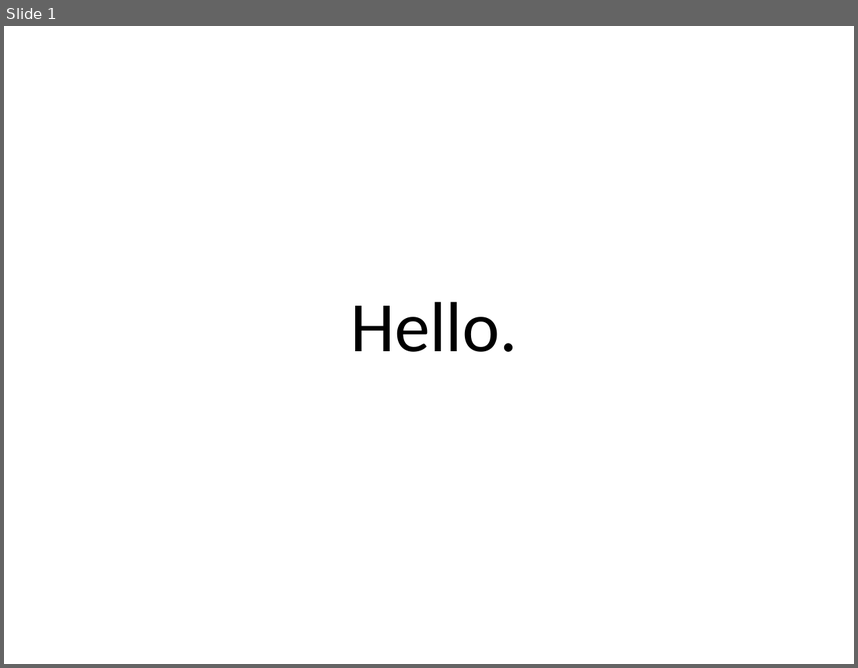
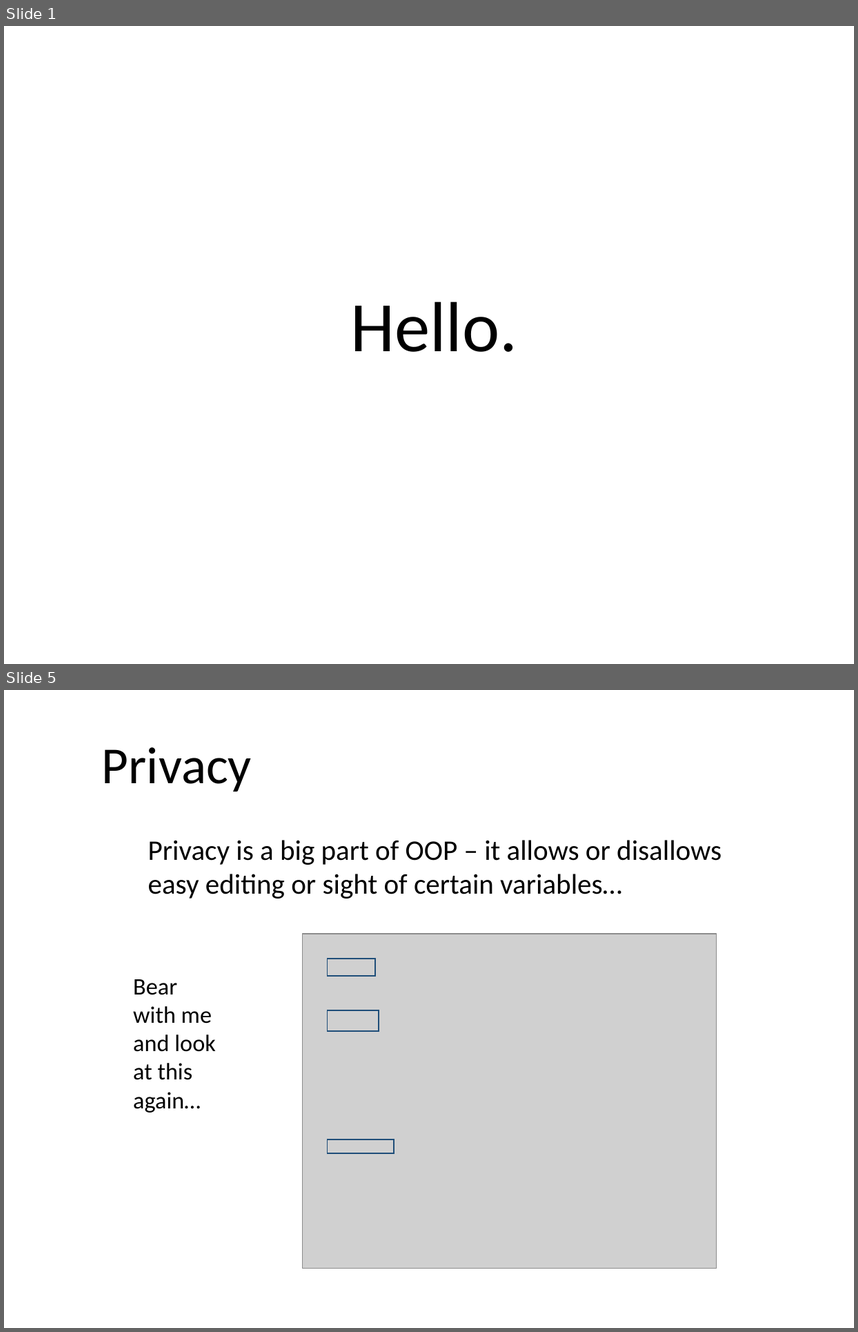
Before and after one commit to Chances-1/Swerve, a slide deck: Java_Class_23rd_Nov.pptx. Shown one above the other, each under a label of ours: slide 1 before the commit, slides 1 and 5 after it; the slides between them are not shown. The pictures are 858x668 and 858x1332 pixels, drawn with LibreOffice and Linux fonts; fonts in the diff are those of the drawing; grey boxes stand for pictures. Boxes give left, top, right and bottom in pixels: in the first picture for what was removed or moved away, otherwise in the second. Text is boxed around its words. In the diff, an @@ line names an element or a change of style, - is before the commit and + after.

```diff
--- a/Java_Class_23rd_Nov.pptx
+++ b/Java_Class_23rd_Nov.pptx
@@ slide 5 added at <box>4,690,854,1328</box>, background #FFFFFF @@
@@ text added at <box>102,747,252,791</box>, 44 pt, text #000000 @@
+Privacy
@@ text added at <box>148,840,722,898</box>, 24 pt, text #000000 @@
+Privacy is a big part of OOP – it allows or disallows easy editing or sight of certain variables…
@@ picture added at <box>302,934,716,1268</box> @@
@@ rectangle added at <box>327,958,375,976</box>, outline #1F4E79 1 pt @@
@@ text added at <box>133,979,216,1112</box>, 20 pt, text #000000 @@
+Bear with me and look at this again…
@@ rectangle added at <box>327,1010,378,1032</box>, outline #1F4E79 1 pt @@
@@ rectangle added at <box>327,1138,393,1153</box>, outline #1F4E79 1 pt @@
```
Also in this commit, not shown: 9 other slides added, 1 slide removed.
